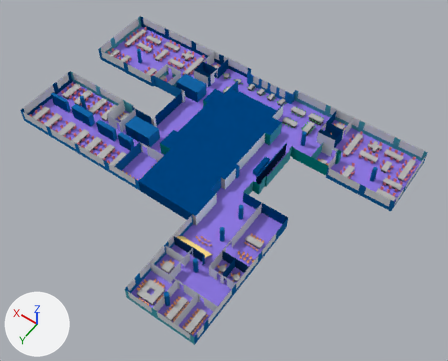
A saved change to the Blender file models/manoterasJoin.blend.
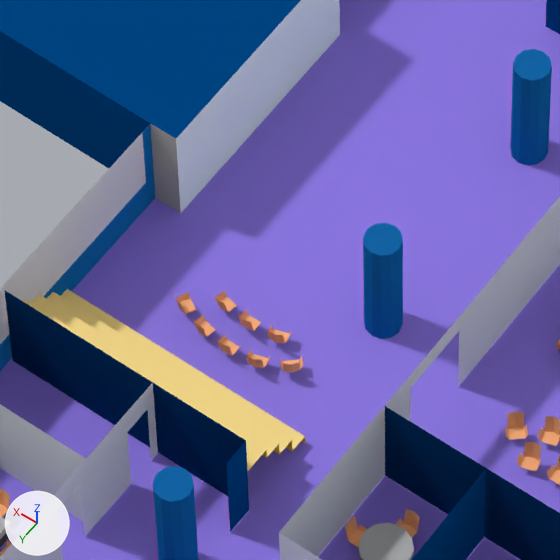
Each version appears first whole from a 50 mm camera at (-3.6, 6.08, 8.46) aimed at (0.26, 0.68, -0.02), and next in a close-up on the part from 39% to 55% of the width and 55% to 75% of the height. The lights are fixed; the arrows at lower left show +X, +Y and +Z.

Objects in the first close-up: 'paredes'.
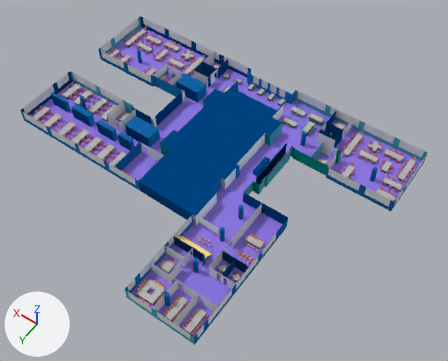
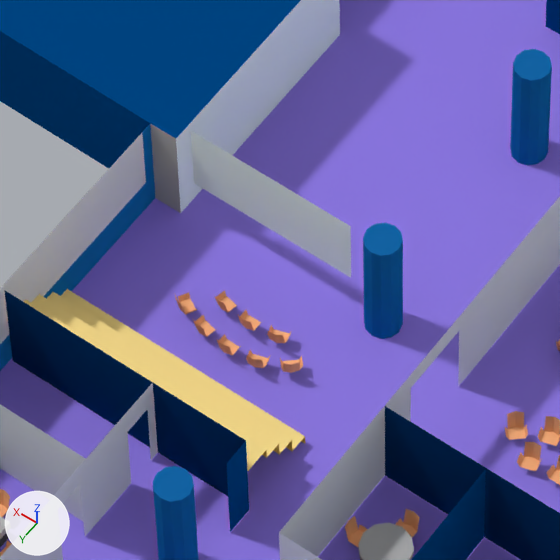
Commit message: improve manoteras model

Location of each change, (x1, y1, x2, y2) in pixels of the close-ups (560 x 560 px):
part 1 of me_plane, added: after (191, 131, 351, 278)

The change, as a list of edits to the scene's bpy script:
```text
Change me_plane:
    where me_plane.from_pydata(...)  # 7769 vertices, 5155 faces; spans x -5.52..0.99, y -0.14..0.17, z -1.68..3.37
    used by ob_paredes; location = (3.124, 1.689, 0.131); rotation_euler = (1.571, 0.0, 0.0), in degrees (90, 0, 0)
    verts and faces of me_plane; kept vertices keep their numbers, new ones are numbered from 7769
    me_plane part 1
    add verts[7769] = (-3.48, 0.16, -0.01)  # pixel (350, 226)
    add verts[7770] = (-3.08, 0.16, -0.01)  # pixel (190, 130)
    add verts[7771] = (-3.48, -0.03, -0.01)  # pixel (351, 278)
    add verts[7772] = (-3.08, -0.03, -0.01)  # pixel (193, 183)
    add faces += [(7769, 7770, 7772, 7771)]  # mat_aquawhite (white #eaf9fa)
```
